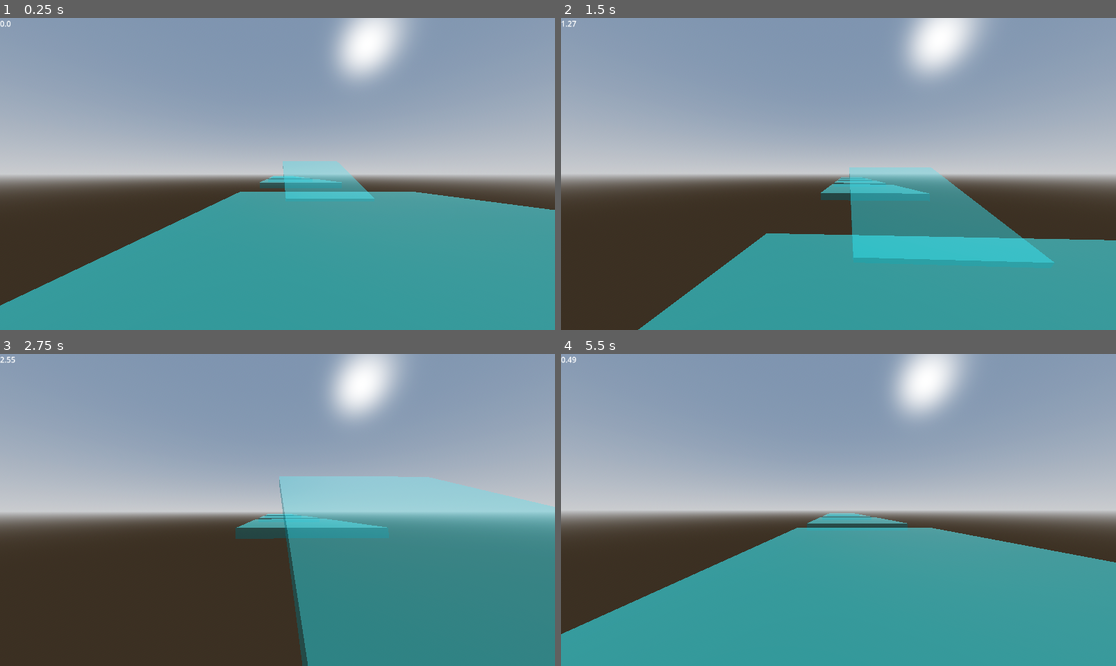
Above: before the commit, frames 1-4 (two rows, left to right).
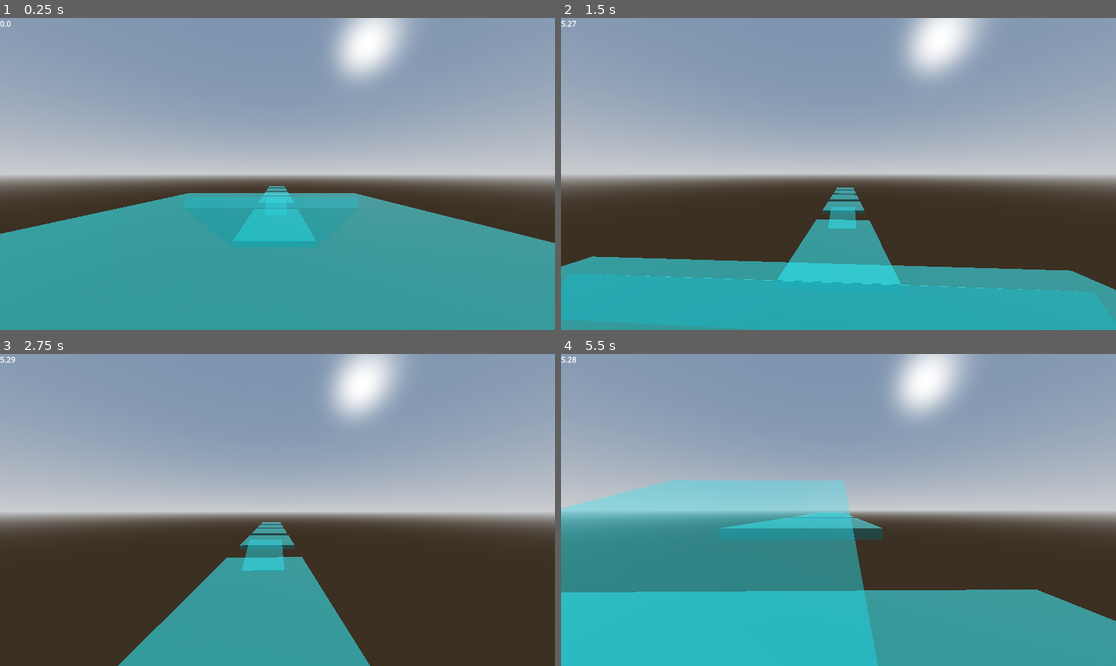
Above: after the commit, the same moments.

Repository: Dr-Sirius/IceRunner
Game: Godot game, scene res://Test_Scene.tscn
Two runs of this game, one before a commit and one after it. Both use one fixed random seed, a clock stepped at 60 frames per second and the inputs below. The project has no main scene, so this scene is started directly.
Inputs (mouse positions are in pixels of both pictures, inside the frame that each line leads up to):
- Up to frame 1 (0.25 s): no input
- Up to frame 2 (1.5 s): move the mouse to (866, 174) at 0.52 s; hold W (move_forward) from 0.53 s (still down); tap Alt (move_break) at 0.6, 1.35 s; tap Space (jump) at 0.77 s; move the mouse to (810, 174) at 1.27 s
- Up to frame 3 (2.75 s): keep holding W (move_forward); tap Space (jump) at 1.52 s; move the mouse to (288, 503) at 2.02 s; hold Shift (move_sprint) from 2.03 s (still down); tap Alt (move_break) at 2.3 s
- Up to frame 4 (5.5 s): keep holding W (move_forward); move the mouse to (832, 516) at 2.77 s; release Shift (move_sprint) at 2.78 s; tap Alt (move_break) at 2.85, 3.6, 4.55, 5.1 s; tap Space (jump) at 3.02, 3.77, 4.52 s; move the mouse to (877, 513) at 3.52 s; move the mouse to (794, 506) at 4.27 s; tap Shift (move_sprint) at 4.35 s; move the mouse to (844, 510) at 5.02 s

The runs differ from the first frame. In frame 1, 11% of the frame differs, in the area x 0-100%, y 45-93%; in frame 2, 18%; in frame 3, 34%; in frame 4, 36%, in the area x 0-100%, y 0-100%.

Commit message:
added slope momentum (basic)

Diff:
--- a/Test_Scene.tscn
+++ b/Test_Scene.tscn
@@ -19,9 +19,12 @@
 [sub_resource type="PhysicsMaterial" id="PhysicsMaterial_rh5xb"]
 friction = 0.11
 
-[sub_resource type="BoxShape3D" id="BoxShape3D_cwt80"]
+[sub_resource type="BoxShape3D" id="BoxShape3D_4g0oj"]
+size = Vector3(1, 1, 1.4450684)
 
 [sub_resource type="BoxMesh" id="BoxMesh_4g0oj"]
+
+[sub_resource type="BoxShape3D" id="BoxShape3D_cwt80"]
 
 [node name="Node3D" type="Node3D"]
 
@@ -37,9 +40,35 @@
 
 [node name="CollisionShape3D" type="CollisionShape3D" parent="StaticBody3D"]
 transform = Transform3D(14.698585, 0, 0, 0, 1, 0, 0, 0, 17.484327, 0, 0, 0)
+shape = SubResource("BoxShape3D_4g0oj")
+
+[node name="MeshInstance3D" type="MeshInstance3D" parent="StaticBody3D"]
+transform = Transform3D(14.698585, 0, 0, 0, 1, 0, 0, 0, 24.904448, 0, 0, 0)
+material_override = ExtResource("2_cwt80")
+mesh = SubResource("BoxMesh_4g0oj")
+
+[node name="StaticBody3D7" type="StaticBody3D" parent="."]
+transform = Transform3D(1, 0, 0, 0, 1, 0, 0, 0, 1, 0, 4.878111, 19.634699)
+physics_material_override = SubResource("PhysicsMaterial_rh5xb")
+
+[node name="CollisionShape3D" type="CollisionShape3D" parent="StaticBody3D7"]
+transform = Transform3D(14.698585, 0, 0, 0, 0.81915206, 10.028599, 0, -0.57357645, 14.322323, 0, 0, 0)
 shape = SubResource("BoxShape3D_cwt80")
 
-[node name="MeshInstance3D" type="MeshInstance3D" parent="StaticBody3D"]
+[node name="MeshInstance3D" type="MeshInstance3D" parent="StaticBody3D7"]
+transform = Transform3D(14.698585, 0, 0, 0, 0.81915206, 10.028599, 0, -0.57357645, 14.322323, 0, 0, 0)
+material_override = ExtResource("2_cwt80")
+mesh = SubResource("BoxMesh_4g0oj")
+
+[node name="StaticBody3D8" type="StaticBody3D" parent="."]
+transform = Transform3D(1, 0, 0, 0, 1, 0, 0, 0, 1, 0, 10.099136, 34.84599)
+physics_material_override = SubResource("PhysicsMaterial_rh5xb")
+
+[node name="CollisionShape3D" type="CollisionShape3D" parent="StaticBody3D8"]
+transform = Transform3D(14.698585, 0, 0, 0, 1, 0, 0, 0, 17.484327, 0, 0, 0)
+shape = SubResource("BoxShape3D_cwt80")
+
+[node name="MeshInstance3D" type="MeshInstance3D" parent="StaticBody3D8"]
 transform = Transform3D(14.698585, 0, 0, 0, 1, 0, 0, 0, 17.484327, 0, 0, 0)
 material_override = ExtResource("2_cwt80")
 mesh = SubResource("BoxMesh_4g0oj")
@@ -105,13 +134,16 @@
 shape = SubResource("BoxShape3D_cwt80")
 
 [node name="MeshInstance3D" type="MeshInstance3D" parent="StaticBody3D2"]
-transform = Transform3D(7.0414906, 0, 0, 0, 0.28975096, 0, 0, 0, 8.78391, 0, -0.21679401, 3.5281448)
+transform = Transform3D(7.0414906, 0, 0, 0, 0.28975096, 0, 0, 0, 8.78391, 0, -0.5157931, 3.6648731)
 material_override = ExtResource("2_cwt80")
 mesh = SubResource("BoxMesh_4g0oj")
 
 [node name="CharacterBody3D" parent="." instance=ExtResource("2_4g0oj")]
-transform = Transform3D(1, 0, 0, 0, 1, 0, 0, 0, 1, -4.243984, 1.5, 4.567936)
-speed = 8.0
-headbob_frequency = 1.0
-ground_friction = 0.1
+transform = Transform3D(1, 0, 0, 0, 1, 0, 0, 0, 1, 0.52565384, 12.017612, 40.204792)
+floor_stop_on_slope = false
+floor_max_angle = 0.5235988
+speed = 10.0
+sprint_speed = 12.0
+air_move_speed = 2.0
+air_accel = 10.0
 auto_behop = false
--- a/player.gd
+++ b/player.gd
@@ -40,8 +40,7 @@
 var base_speed: float = 7
 
 var just_on_ground: bool = false
-
-
+var last_col: KinematicCollision3D
 var current_speed: float = base_speed
 
 func _ready():
@@ -73,17 +72,11 @@
 func _physics_process(delta: float) -> void:
 	$vel.text = str(snappedf((abs(velocity.x) + abs(velocity.z))/2,0.01))
 
-
-
 	current_speed = base_speed
 	if Input.is_action_pressed("move_sprint"): current_speed = sprint_speed
-	if Input.is_action_just_pressed("move_break"):
-		velocity.z = lerp(velocity.z,0.1,0.7)
-		velocity.x = lerp(velocity.x,0.1,0.7)
-
-
 
 	var input_dir := Input.get_vector("move_left", "move_right", "move_forward", "move_back").normalized()
+
 	desire_dir = global_transform.basis * Vector3(input_dir.x, 0, input_dir.y)
 
 	if is_on_floor():
@@ -97,7 +90,19 @@
 		#handle_air_dash(delta)
 
 	#interact_with_rigidbody()
+	var prev_vol = velocity
 	move_and_slide()
+	var collision = get_last_slide_collision()
+
+
+	if collision:
+		if last_col:
+			if rad_to_deg(last_col.get_angle()) > 30 and rad_to_deg(collision.get_angle()) < 30:
+				velocity = prev_vol * 2
+				move_and_slide()
+
+		last_col = collision
+
 
 func handle_ground_physics(delta) -> void:
 	if (Input.is_action_just_pressed("jump") or (auto_behop and Input.is_action_pressed("jump"))) and jumps != 0:
@@ -119,7 +124,7 @@
 		new_speed /= velocity.length()
 	velocity *= new_speed
 
-	headbob(delta)
+	#headbob(delta)
 
 func handle_air_physics(delta) -> void:
 	velocity.y -= gravity * delta
--- a/player.tscn
+++ b/player.tscn
@@ -7,10 +7,10 @@
 [sub_resource type="CapsuleMesh" id="CapsuleMesh_4flbx"]
 
 [node name="CharacterBody3D" type="CharacterBody3D" node_paths=PackedStringArray("head", "camera")]
-floor_stop_on_slope = false
 script = ExtResource("1_4flbx")
 head = NodePath("Head")
 camera = NodePath("Head/Camera3D")
+ground_friction = 0.01
 
 [node name="CollisionShape3D" type="CollisionShape3D" parent="."]
 shape = SubResource("CapsuleShape3D_sh265")
Not shown: 1 places in Test_Scene.tscn that only renumber resources
